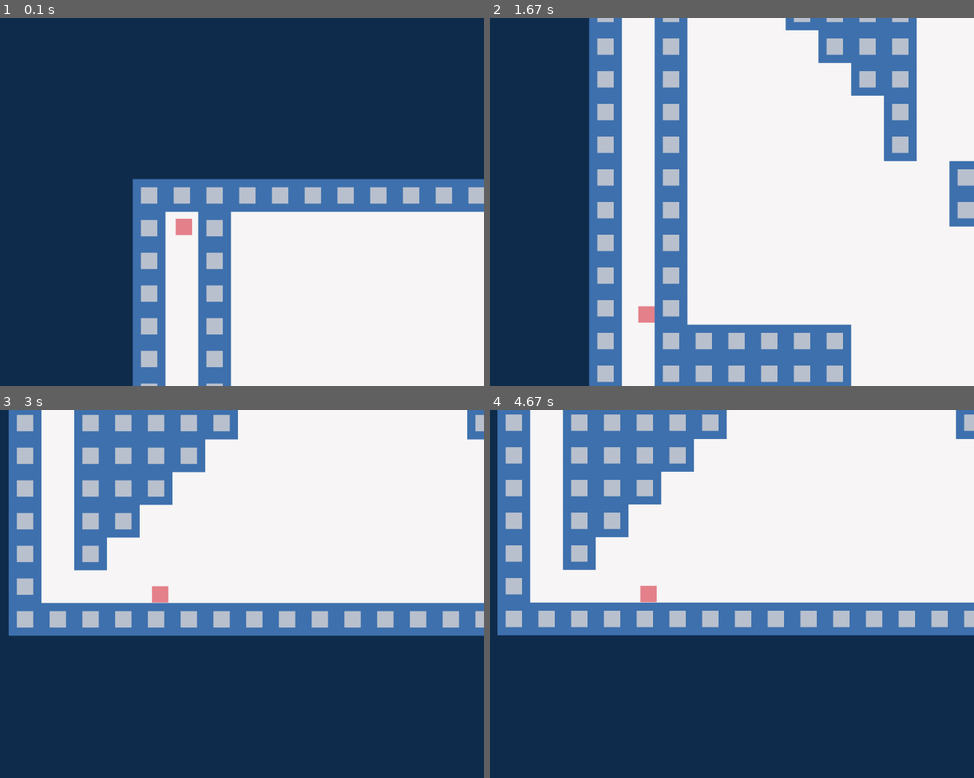
Above: before the commit, frames 1-4 (two rows, left to right).
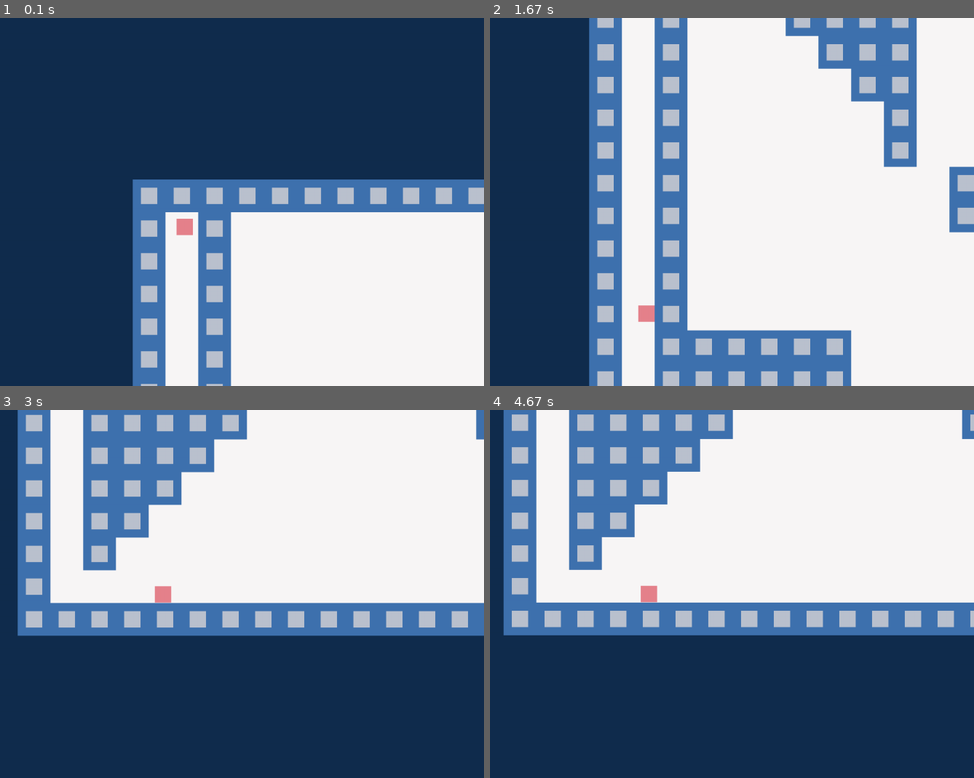
Above: after the commit, the same moments.

Repository: des54321/Python_Project
Game: pygame game, started from platformers/simple_move.py
Same seed, same stepped clock (60 frames per second), same inputs: the game is played once before the commit and once after it.
Inputs:
- Up to frame 1 (0.1 s): no input
- Up to frame 2 (1.67 s): hold D 0.33-0.8 s
- Up to frame 3 (3 s): hold A 1.67-2.2 s; hold D 2.23-2.6 s; hold Up 2.23-2.6 s
- Up to frame 4 (4.67 s): tap A at 3.37 s; tap D at 4.43 s

The runs differ from the first frame. In frame 1, 0.7% of the frame differs, in the area x 27-100%, y 43-100%; in frame 2, 6.3%; in frame 3, 10%, in the area x 1-100%, y 0-62%; in frame 4, 7.3%.

Commit message:
idk what i did

Diff:
--- a/platformers/plaforming.py
+++ b/platformers/plaforming.py
@@ -14,12 +14,31 @@
 
 
 
+class AbilAmount:
+
+    def __init__(self,amount) -> None:
+        self.amount = amount
+        self.amount_num = 0
+        self.resolve()
+
+
+    def use(self):
+        self.amount_num -= 1
+        self.amount_num = max(self.amount_num,0)
+
+
+    def reset(self):
+        self.amount_num = self.amount
+
+
+    def resolve(self):
+        self.real = self.amount_num
 
 
 
 class Ability:
 
-    def __init__(self,operation_type:int,conditions:list,press_type:int,amount:int,reset:list,key,x:float,y:float,repeat:int = 0,affect:list = [True,True],uses:list = None,at_end:any = None):
+    def __init__(self,operation_type:int,conditions:list,press_type:int,amount:AbilAmount,reset:list,key,x:float,y:float,repeat:int = 0,affect:list = [True,True],at_end:any = None,at_start:any = None):
         '''
         The class that defines a movement ability
 
@@ -33,30 +52,37 @@
         y: the vaule of the operation performed of vy
         repeat: how many frames the operation will happen for
         affect: if it affects [x,y]
-        uses: if the abilitie uses the amount of other abilities
         at_end: what ability should ativate when the ability ends
+        at_start: what ability should ativate when the ability starts
         '''
         self.operation_type = operation_type
+
         if conditions == 'all':
             self.conditions = [True,True,True,True]
         else:
             self.conditions = conditions
+
         self.press_type = press_type
-        self.amount = amount
+
+        if type(amount) == int:
+            self.amount_var = AbilAmount(amount)
+        else:
+            self.amount_var = amount
+
         if reset == 'all':
             self.reset = [True,True,True,True]
         else:
             self.reset = reset
+
         self.key = key
         self.x = x
         self.y = y
         self.repeat = repeat
         self.repeat_num = 0
         self.was_pressed = False
-        self.amount_num = 0
         self.affect = affect
-        self.uses = uses
         self.at_end = at_end
+        self.at_start = at_start
 
 
 
@@ -100,36 +126,34 @@
         for i in self.abilities:
             self.ability_update(i)
 
+        for i in self.abilities:
+            i:Ability
+            i.amount_var.resolve()
+
         self.move()
 
 
     def ability_update(self,abil:Ability):
         if abil.repeat_num > 0:
-            if abil.operation_type == 0:
-                self.vel.x *= abil.x
-                self.vel.y *= abil.y
-            if abil.operation_type == 1:
-                self.vel.x += abil.x
-                self.vel.y += abil.y
-            if abil.operation_type == 2:
-                self.vel.x = abil.x
-                self.vel.y = abil.y
-            abil.repeat_num = max(0,abil.repeat_num-1)
+            self.use_abil(abil)
+            abil.repeat_num = max(abil.repeat_num-1,0)
+
             if abil.repeat_num == 0:
                 if not abil.at_end == None:
                     self.use_abil(abil.at_end)
+                    abil.at_end.repeat_num = abil.at_end.repeat
             return 0
 
         meets_condition = False
         for i in range(4):
             if abil.reset[i] and self.real_touch[i]:
-                abil.amount_num = abil.amount
+                abil.amount_var.reset()
             if abil.conditions[i] and self.coyote_touch[i]:
                 meets_condition = True
 
 
 
-        if abil.amount_num > 0 and meets_condition:
+        if abil.amount_var.real > 0 and meets_condition:
             attempt = False
             if abil.press_type == 0:
                 attempt = True
@@ -163,6 +187,13 @@
 
             if attempt:
                 self.use_abil(abil)
+                abil.amount_var.use()
+                if not abil.at_start == None:
+                    self.use_abil(abil.at_start)
+                    abil.at_start.repeat_num = abil.at_start.repeat
+                abil.repeat_num = abil.repeat
+
+
 
 
     def use_abil(self,abil:Ability):
@@ -179,18 +210,6 @@
                 self.vel.y = abil.y
 
 
-        abil.amount_num -= 1
-        abil.amount_num = max(abil.amount_num,0)
-        if not abil.uses == None:
-            for i in abil.uses:
-                i:Ability
-                i.amount_num -= 1
-                i.amount_num = max(i.amount_num,0)
-        abil.repeat_num = abil.repeat
-
-
-
-
     def get_touching(self):
         final = [False,False,False,False]
         self.pos.y += 0.03125
--- a/platformers/simple_move.py
+++ b/platformers/simple_move.py
@@ -54,24 +54,27 @@
 tiles.update_sur()
 
 
-gravity = plaforming.Ability(1,'all',0,1,'all',None,0,0.004,0)
+gravity = plaforming.Ability(1,'all',0,1,'all',None,0,0.008,0)
 friction = plaforming.Ability(0,'all',0,1,'all',None,0.8,1,0)
 left = plaforming.Ability(1,'all',1,1,'all',pg.K_a,-0.012,0,0)
 right = plaforming.Ability(1,'all',1,1,'all',pg.K_d,0.012,0,0)
 jump = plaforming.Ability(2,'all',2,2,[False,True,False,False],pg.K_w,0,-0.1,0,[False,True])
 
-stop = plaforming.Ability(2,[False]*4,0,1,'all',None,0,0)
+stop = plaforming.Ability(0,[False]*4,0,1,'all',None,1,0.5)
 
-dash_left = plaforming.Ability(2,'all',2,2,[False,True,False,False],[pg.K_a,pg.K_UP],-0.2,0,8,[True,False])
-dash_right = plaforming.Ability(2,'all',2,2,[False,True,False,False],[pg.K_d,pg.K_UP],0.2,0,8,[True,False])
-dash = plaforming.Ability(2,'all',2,1,[False,True,False,False],pg.K_UP,0,0,8,[True,True],[dash_left,dash_right],stop)
+dash = plaforming.Ability(2,[False]*4,0,1,'all',None,0,0,8)
+
+dashes = plaforming.AbilAmount(1)
+dash_left = plaforming.Ability(2,'all',2,dashes,[False,True,False,False],[pg.K_a,pg.K_UP],-0.15,0,10,[True,False],stop,dash)
+dash_right = plaforming.Ability(2,'all',2,dashes,[False,True,False,False],[pg.K_d,pg.K_UP],0.15,0,10,[True,False],stop,dash)
+dash_up = plaforming.Ability(2,'all',2,dashes,[False,True,False,False],[pg.K_w,pg.K_UP],0,-0.15,10,[False,True],stop,dash)
+dash_down = plaforming.Ability(2,'all',2,dashes,[False,True,False,False],[pg.K_s,pg.K_UP],0,0.15,10,[False,True],stop,dash)
 
 
 ceil_hang = plaforming.Ability(2,[False,False,False,True],1,1,'all',pg.K_SPACE,0,-0.1,0,[False,True])
-#rand_ab = random_abil(True)
 
 
-player = plaforming.Player(Vector2(1.5,1.5),tiles.tiles,[gravity,ceil_hang,friction,left,right,jump,dash,dash_left,dash_right],0.5,0.5,Vector2(0.02,-0.02))
+player = plaforming.Player(Vector2(1.5,1.5),tiles.tiles,[gravity,ceil_hang,friction,left,right,jump,dash,dash_left,dash_right,dash_down,dash_up],0.5,0.5,Vector2(0.02,-0.02))
 
 
 
